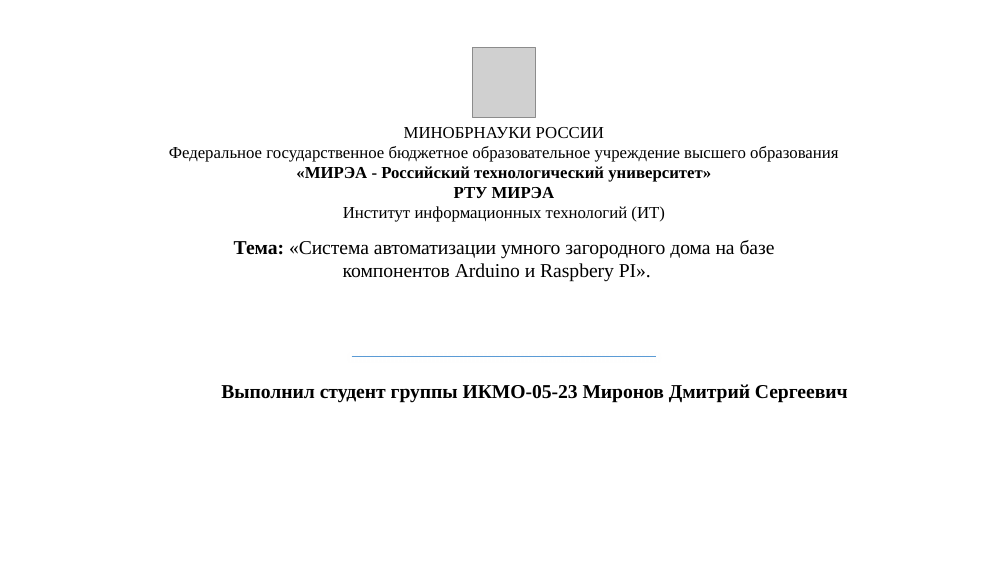
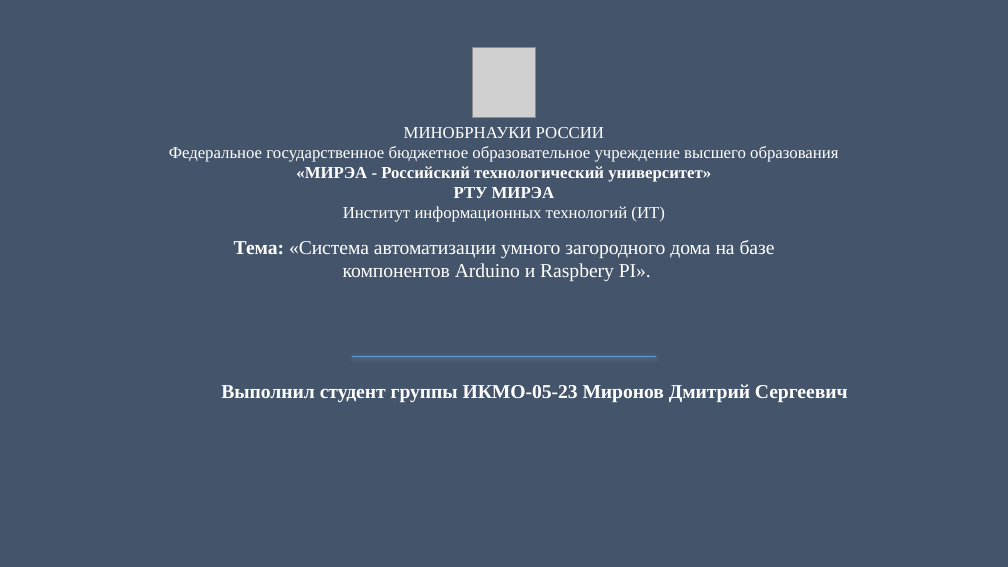
Before and after one commit to Raccoonn78/MagiCtr, a slide deck: slide 1 of 2 семестр/курсач/2025/Миронов_Д_С_ИКМО_05_23.pptx. Drawn at 1008x567 pixels with LibreOffice and Linux fonts; fonts in the diff are those of the drawing; grey boxes stand for pictures. Boxes give left, top, right and bottom in pixels: in the first picture for what was removed or moved away, otherwise in the second. Text is boxed around its words. In the diff, an @@ line names an element or a change of style, - is before the commit and + after.

Commit message:
feat: pptx

```diff
--- a/2 семестр/курсач/2025/Миронов_Д_С_ИКМО_05_23.pptx
+++ b/2 семестр/курсач/2025/Миронов_Д_С_ИКМО_05_23.pptx
@@ background #FFFFFF to #44546A @@
@@ text colour #000000 to #FFFFFF in 3 elements at <box>221,384,848,402</box>, <box>169,127,838,222</box>, <box>234,240,775,281</box> @@
```
Also in this commit, not shown: 6 slides added, 6 slides removed, 1 other file.
